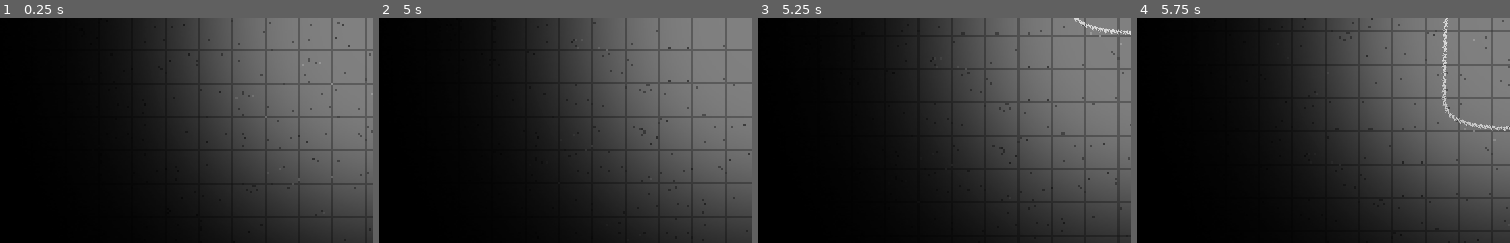
Above: before the commit, frames 1-4 (left to right).
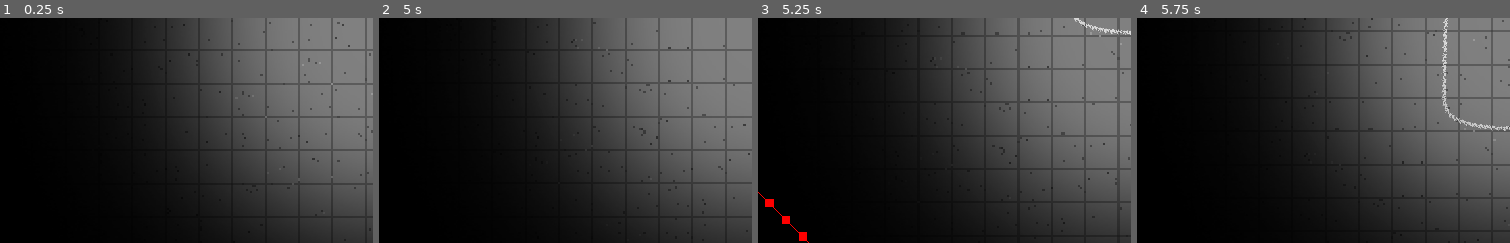
Above: after the commit, the same moments.

Repository: LukeCGG/Test-Of-Time
Game: Godot game, scene res://assets/levels/level.tscn
Two runs of this game, one before a commit and one after it. Both use one fixed random seed, a clock stepped at 60 frames per second and the inputs below.
Inputs:
- Up to frame 1 (0.25 s): no input
- Up to frame 2 (5 s): tap Enter at 0.5 s; hold Shift (SPRINT) 0.53-1.28 s; hold W (PLAYER_UP) 0.53-2.03 s; tap Shift (SPRINT) at 1.35, 2.85, 4.35 s; hold Shift (SPRINT) 2.03-2.78 s; hold A (PLAYER_LEFT) 2.03-3.53 s; hold S (PLAYER_DOWN) 3.53-4.28 s; hold Shift (SPRINT) 3.53-4.28 s; hold D (PLAYER_RIGHT) from 4.28 s (still down)
- Up to frame 3 (5.25 s): release D (PLAYER_RIGHT) at 5.03 s; hold W (PLAYER_UP) from 5.03 s (still down); hold Shift (SPRINT) from 5.03 s (still down)
- Up to frame 4 (5.75 s): keep holding W (PLAYER_UP); keep holding Shift (SPRINT)
The pictures show only the part of the screen within x 0-50%, y 50-100%; the shares and areas given below are measured in that part.

Frames 1-2 are identical in both runs. In frame 3, 0.3% of the frame differs, in the area x 0-14%, y 77-100%; in frame 4, nothing differs.

Commit message:
name fixes

Diff:
--- a/assets/enemy/Enemy.tscn
+++ b/assets/enemy/Enemy.tscn
@@ -1,4 +1,6 @@
-[gd_scene load_steps=31 format=3 uid="uid://cd084bgui54b4"]
+[gd_scene load_steps=32 format=3 uid="uid://cd084bgui54b4"]
+
+[ext_resource type="Script" path="res://assets/enemy/enemyCASE.gd" id="1_dwo61"]
 
 [sub_resource type="AtlasTexture" id="AtlasTexture_kgyai"]
 region = Rect2(768, 256, 128, 128)
@@ -189,6 +191,7 @@
 collision_mask = 3
 motion_mode = 1
 wall_min_slide_angle = 0.0
+script = ExtResource("1_dwo61")
 
 [node name="Sprite" type="AnimatedSprite2D" parent="."]
 sprite_frames = SubResource("SpriteFrames_ha18s")
--- a/assets/globals/SignalBus.gd
+++ b/assets/globals/SignalBus.gd
@@ -1,4 +1,5 @@
 extends Node
+## Signals accessed by instanced nodes
 
 signal playerHit(damage) ## Triggered when player hit by enemy[br]Causes player death
 signal playerDied ## Triggered after player has run out of life and places statue
Renamed: assets/enemy/enemy.gd -> assets/enemy/enemyCASE.gd
